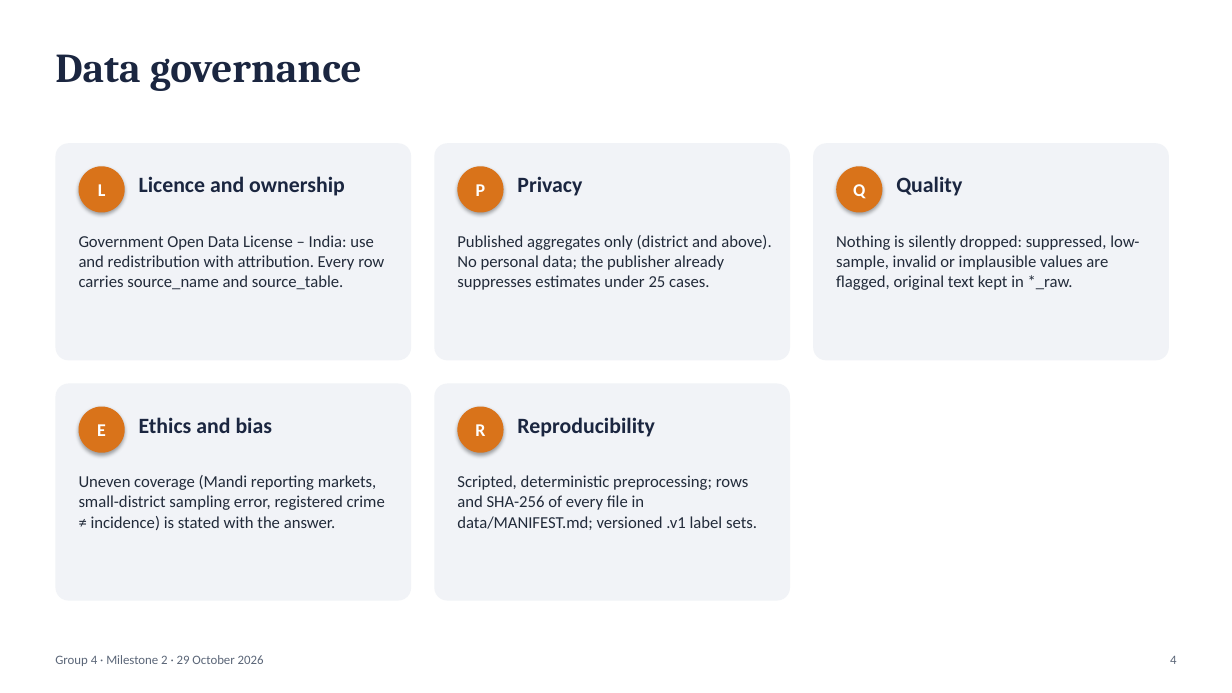
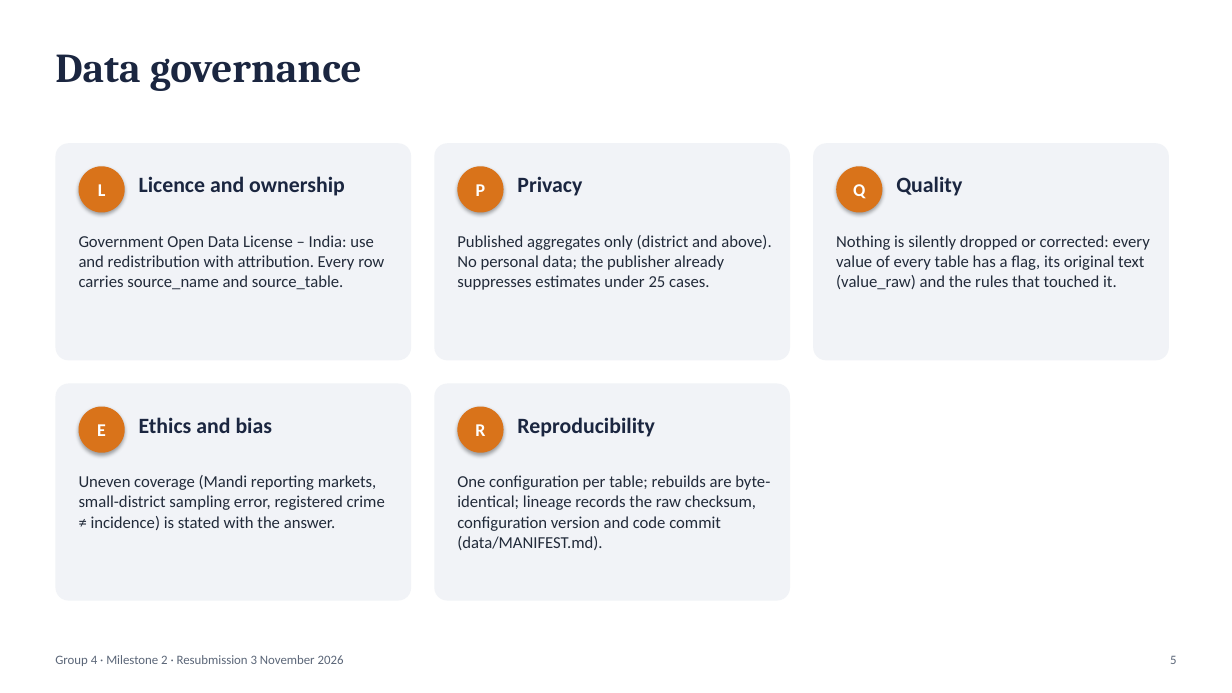
Before and after one commit to sathyaIITM/Group-4-DS-and-AI-Lab-Project, a slide deck: slide 5 of docs/Milestone2_TA_Presentation.pptx (slide 4 before the commit). Drawn at 1232x693 pixels with LibreOffice and Linux fonts; fonts in the diff are those of the drawing. Boxes give left, top, right and bottom in pixels: in the first picture for what was removed or moved away, otherwise in the second. Text is boxed around its words. In the diff, an @@ line names an element or a change of style, - is before the commit and + after.

Commit message:
ENH: Reworked data preparation into a configuration-driven, table-agnostic pipeline (v1.1), incorporating feedback through unified quality flags, source validation, anomaly review, lineage tracking, and automated catalogue generation. Updated documentation and reference queries

```diff
--- a/docs/Milestone2_TA_Presentation.pptx
+++ b/docs/Milestone2_TA_Presentation.pptx
@@ text at [836, 235, 1150, 290]: text changed @@
-Nothing is silently dropped: suppressed, low-sample, invalid or implausible values are flagged, original text kept in *_raw.
+Nothing is silently dropped or corrected: every value of every table has a flag, its original text (value_raw) and the rules that touched it.
@@ text at [457, 475, 770, 550]: text changed @@
-Scripted, deterministic preprocessing; rows and SHA-256 of every file in data/MANIFEST.md; versioned .v1 label sets.
+One configuration per table; rebuilds are byte-identical; lineage records the raw checksum, configuration version and code commit (data/MANIFEST.md).
@@ text at [55, 655, 344, 666]: text changed @@
-Group 4 · Milestone 2 · 29 October 2026
+Group 4 · Milestone 2 · Resubmission 3 November 2026
@@ text at [1170, 656, 1176, 664]: text changed @@
-4
+5
```
Also in this commit, not shown: 13 other slides changed, 2 slides added, 49 other files.
